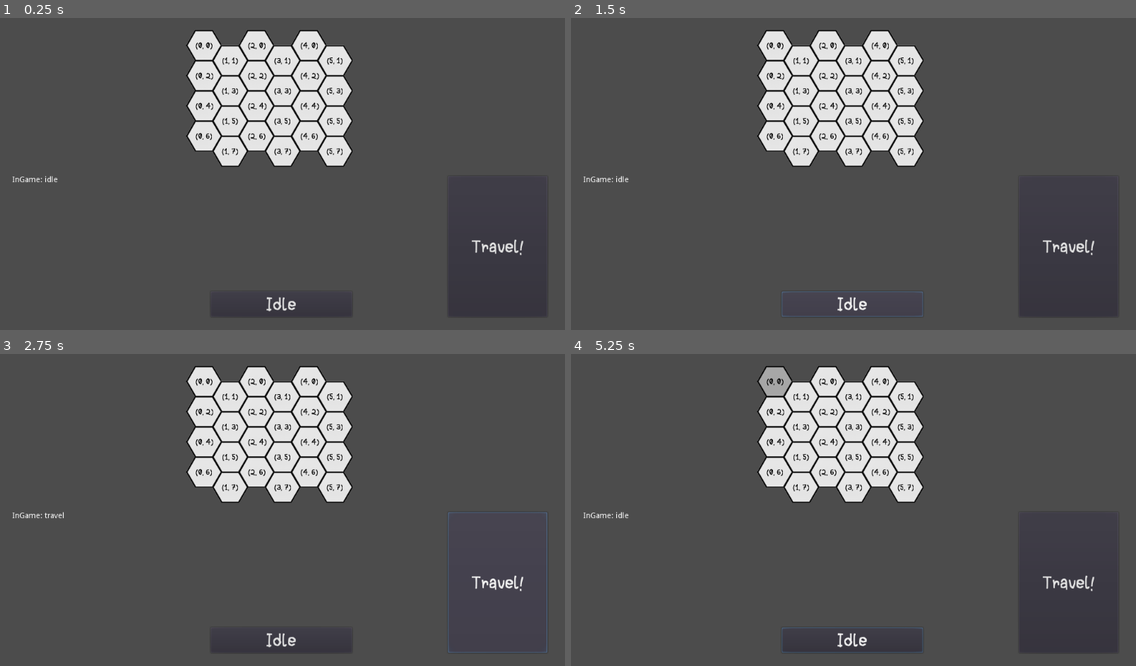
Above: before the commit, frames 1-4 (two rows, left to right).
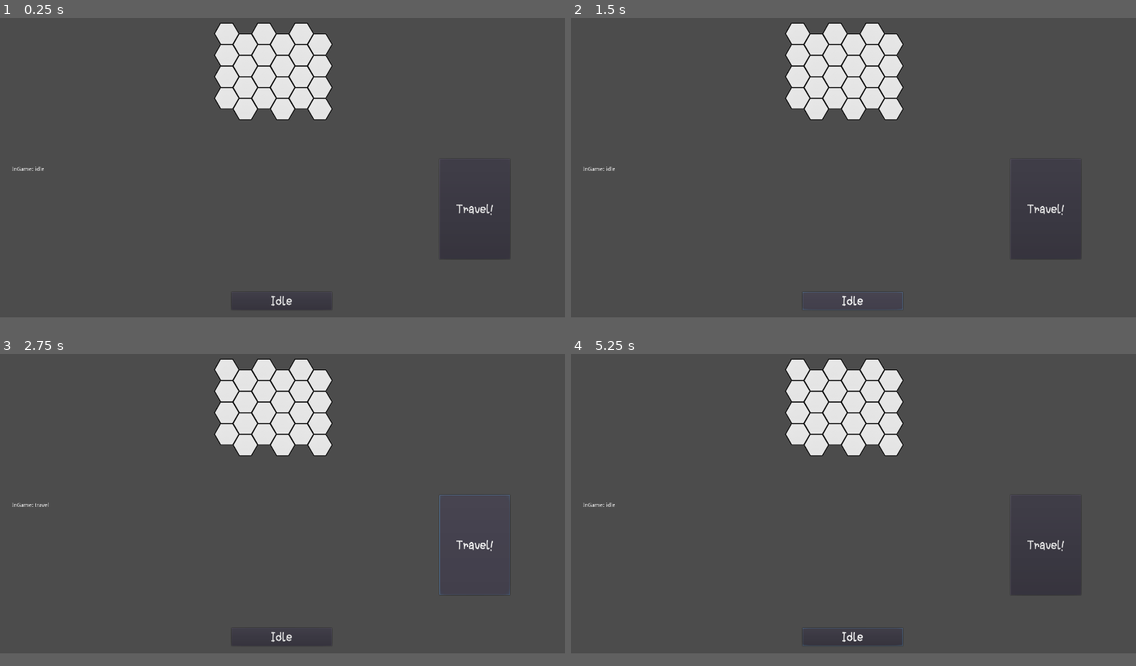
Above: after the commit, the same moments.

Repository: zhimingc/cook-bag
Game: Godot game, scene res://Main/Sandbox.tscn
The game is run twice, just before and just after one commit, with the same random seed, the same clock (stepped at 60 frames per second) and the same inputs.
Inputs (mouse positions are in pixels of both pictures, inside the frame that each line leads up to):
- Up to frame 1 (0.25 s): no input
- Up to frame 2 (1.5 s): click "Travel!" at 0.5 s; click "Idle" at 1.25 s
- Up to frame 3 (2.75 s): click "Travel!" at 2 s
- Up to frame 4 (5.25 s): click "Idle" at 2.75 s; click "Travel!" at 3.5 s; click "Idle" at 4.25 s; tap Enter at 5 s; move the mouse to (774, 382) at 5.02 s; click (774, 382) at 5.1 s
In our replay, the window is 800x468 before the commit and 800x450 after it. These sizes can differ from the game's own. Grey fills any space a smaller window leaves; there, only what the larger window draws over its background counts as a difference.

The runs differ from the first frame. In frame 1, 8.7% of the frame differs, in the area x 2-96%, y 1-96%; in frame 2, 8.8%; in frame 3, 9.0%, in the area x 2-97%, y 1-96%; in frame 4, 8.7%.

Commit message:
Forage encounter WIP

Diff:
--- a/Encounters/Encounter.gd
+++ b/Encounters/Encounter.gd
@@ -1,16 +1,4 @@
 extends Node2D
 
-
-# Declare member variables here. Examples:
-# var a = 2
-# var b = "text"
-
-
-# Called when the node enters the scene tree for the first time.
-func _ready():
-	pass # Replace with function body.
-
-
-# Called every frame. 'delta' is the elapsed time since the previous frame.
-#func _process(delta):
-#	pass
+func clear_encounter():
+	queue_free()
--- a/Encounters/ForageEncounter/ForageEncounter.gd
+++ b/Encounters/ForageEncounter/ForageEncounter.gd
@@ -12,6 +12,7 @@
 var forageOdds = []
 var forageItemPool = []
 var slotList = []
+var itemList = []
 
 # flags
 var debugSlots = false
@@ -56,9 +57,17 @@
 	for i in num:
 		var new_item = get_random_item_from_pool()
 		new_item.global_position = slots[i].global_position
+		itemList.append(new_item)
 		add_child(new_item)
 
 func get_random_item_from_pool():
 	var index = rand_range(0, forageItemPool.size())
 	var item_obj = forageMap[forageItemPool[index].item_name]
 	return item_obj.instance()
+
+func clear_encounter():
+	for item in itemList:
+		if item.stored == true:
+			remove_child(item)
+			Ingame.add_child(item)
+	.clear_encounter()
--- a/Encounters/ForageEncounter/ForageEncounter.tscn
+++ b/Encounters/ForageEncounter/ForageEncounter.tscn
@@ -8,24 +8,25 @@
 script = ExtResource( 2 )
 
 [node name="Slot1" parent="." index="0" instance=ExtResource( 3 )]
+position = Vector2( -300, 0 )
 
 [node name="Slot2" parent="." index="1" instance=ExtResource( 3 )]
-position = Vector2( -53, 50 )
+position = Vector2( -100, 0 )
 
 [node name="Slot3" parent="." index="2" instance=ExtResource( 3 )]
-position = Vector2( 47, 50 )
+position = Vector2( 100, 0 )
 
 [node name="Slot4" parent="." index="3" instance=ExtResource( 3 )]
-position = Vector2( 160, 50 )
+position = Vector2( 300, 0 )
 
 [node name="Slot5" parent="." index="4" instance=ExtResource( 3 )]
-position = Vector2( -150, 150 )
+position = Vector2( -300, 200 )
 
 [node name="Slot6" parent="." index="5" instance=ExtResource( 3 )]
-position = Vector2( -53, 150 )
+position = Vector2( -100, 200 )
 
 [node name="Slot7" parent="." index="6" instance=ExtResource( 3 )]
-position = Vector2( 47, 150 )
+position = Vector2( 100, 200 )
 
 [node name="Slot8" parent="." index="7" instance=ExtResource( 3 )]
-position = Vector2( 160, 150 )
+position = Vector2( 300, 200 )
--- a/HexGridManager/HexCell.gd
+++ b/HexGridManager/HexCell.gd
@@ -24,7 +24,12 @@
 var cell_state = CELL_STATE.empty
 var interact_state = INTERACT_STATE.idle
 
+# debug flags
+var show_debug = false
+
 func _ready():
+	$Debug_Canvas.visible = show_debug
+
 	area = $Area2D
 	area.connect("mouse_entered", self, "on_mouse_entered")
 	area.connect("mouse_exited", self, "on_mouse_exit")
--- a/Item/Item.tscn
+++ b/Item/Item.tscn
@@ -3,6 +3,7 @@
 [ext_resource path="res://Item/Item.gd" type="Script" id=1]
 
 [node name="Item" type="Node2D"]
+z_index = 1
 script = ExtResource( 1 )
 
 [node name="Sprite" type="Sprite" parent="."]
--- a/Main/InGame/InGameManager.gd
+++ b/Main/InGame/InGameManager.gd
@@ -8,11 +8,11 @@
 }
 
 var state = INGAME_STATE.idle
-var next_encounter : EncMan.Encounter
+var current_encounter : EncMan.Encounter
 
 func init():
 	randomize()
-	next_encounter = EncMan.get_new_encounter()
+	current_encounter = EncMan.get_new_encounter()
 
 func set_state(new_state):
 	# on exit state
@@ -20,10 +20,12 @@
 	# on enter state
 	match state:
 		INGAME_STATE.travel:
+			# remove current encounter
+			current_encounter.encounter_obj.clear_encounter()
 			set_next_encounter()
 			pass
 		INGAME_STATE.encounter:
-			EncMan.add_child(next_encounter.encounter_obj)
+			EncMan.add_child(current_encounter.encounter_obj)
 			pass
 
 func update_state(delta):
@@ -31,8 +33,8 @@
 		INGAME_STATE.idle:
 			pass
 		INGAME_STATE.travel:
-			next_encounter.encounter_timer -= delta
-			if next_encounter.encounter_timer <= 0.0:
+			current_encounter.encounter_timer -= delta
+			if current_encounter.encounter_timer <= 0.0:
 				set_state(INGAME_STATE.encounter)
 			pass
 		INGAME_STATE.encounter:
@@ -42,4 +44,4 @@
 	update_state(delta)
 
 func set_next_encounter():
-	next_encounter = EncMan.get_new_encounter()
+	current_encounter = EncMan.get_new_encounter()
--- a/Main/Sandbox.tscn
+++ b/Main/Sandbox.tscn
@@ -16,7 +16,7 @@
 current = true
 
 [node name="HexGridMan" type="Node2D" parent="."]
-position = Vector2( 0, 2 )
+position = Vector2( 0, -100 )
 script = ExtResource( 1 )
 hexgrid_obj = ExtResource( 2 )
 grid_dims = Vector2( 6, 4 )
@@ -29,25 +29,24 @@
 script = ExtResource( 7 )
 
 [node name="TravelButton" type="Button" parent="InGame_Debug"]
-margin_left = 300.0
-margin_top = 20.0
-margin_right = 480.0
-margin_bottom = 276.0
+margin_left = 400.0
+margin_right = 580.0
+margin_bottom = 256.0
 custom_fonts/font = SubResource( 1 )
 text = "Travel!"
 
 [node name="IdleButton" type="Button" parent="InGame_Debug"]
 margin_left = -130.0
-margin_top = 230.0
+margin_top = 340.0
 margin_right = 126.0
-margin_bottom = 276.0
+margin_bottom = 386.0
 custom_fonts/font = SubResource( 1 )
 text = "Idle"
 
 [node name="InGameState" type="Label" parent="InGame_Debug"]
-margin_left = -490.0
+margin_left = -690.0
 margin_top = 20.0
-margin_right = -402.0
+margin_right = -602.0
 margin_bottom = 34.0
 text = "InGame: IDLE"
 
--- a/project.godot
+++ b/project.godot
@@ -48,6 +48,11 @@
 Ingame="*res://Main/InGame/InGameManager.gd"
 EncMan="*res://Encounters/EncounterManager.gd"
 
+[display]
+
+window/size/width=1440
+window/size/height=810
+
 [input]
 
 lmb={
